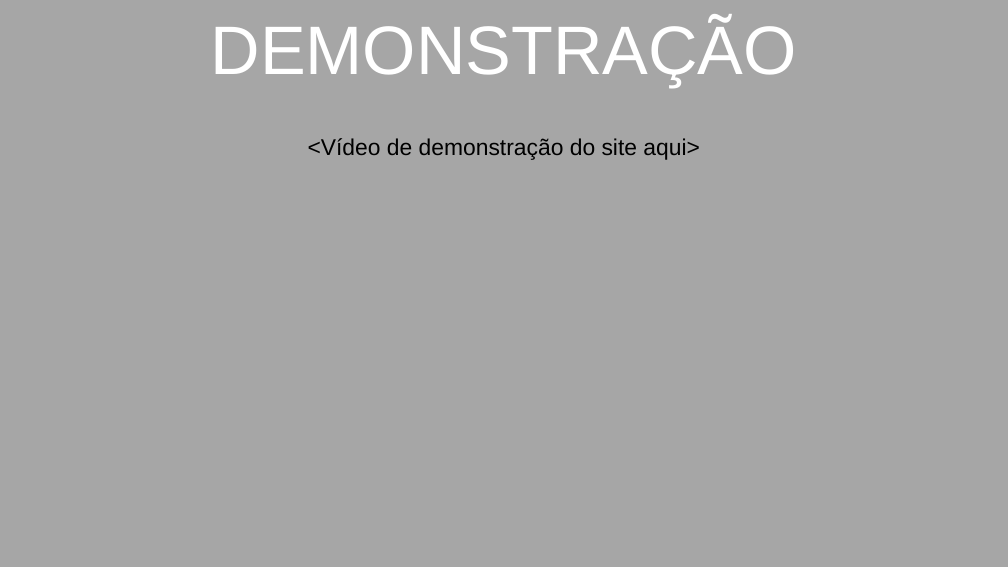
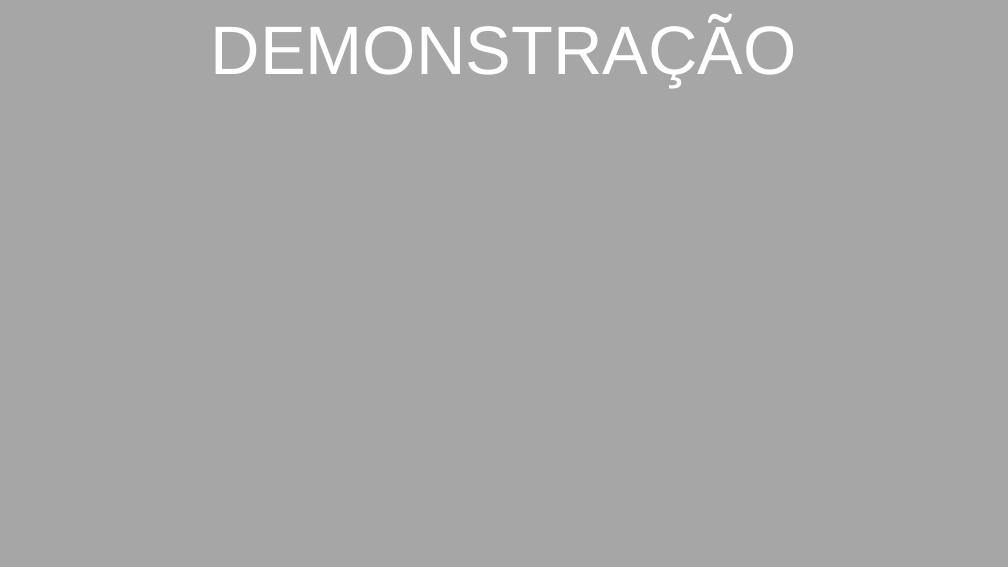
Before and after one commit to TR0NZ0D/Brazil-Career-Hub, a slide deck: slide 20 of Files/TCC - Final/Apresentacao_Final.pptx. Drawn at 1008x567 pixels with LibreOffice and Linux fonts; fonts in the diff are those of the drawing. Boxes give left, top, right and bottom in pixels: in the first picture for what was removed or moved away, otherwise in the second. Text is boxed around its words. In the diff, an @@ line names an element or a change of style, - is before the commit and + after.

```diff
--- a/Files/TCC - Final/Apresentacao_Final.pptx
+++ b/Files/TCC - Final/Apresentacao_Final.pptx
@@ text removed at bbox=[308, 138, 700, 160] @@
-<Vídeo de demonstração do site aqui>
```
Also in this commit, not shown: 5 other slides changed, 1 slide added, 1 slide removed.
